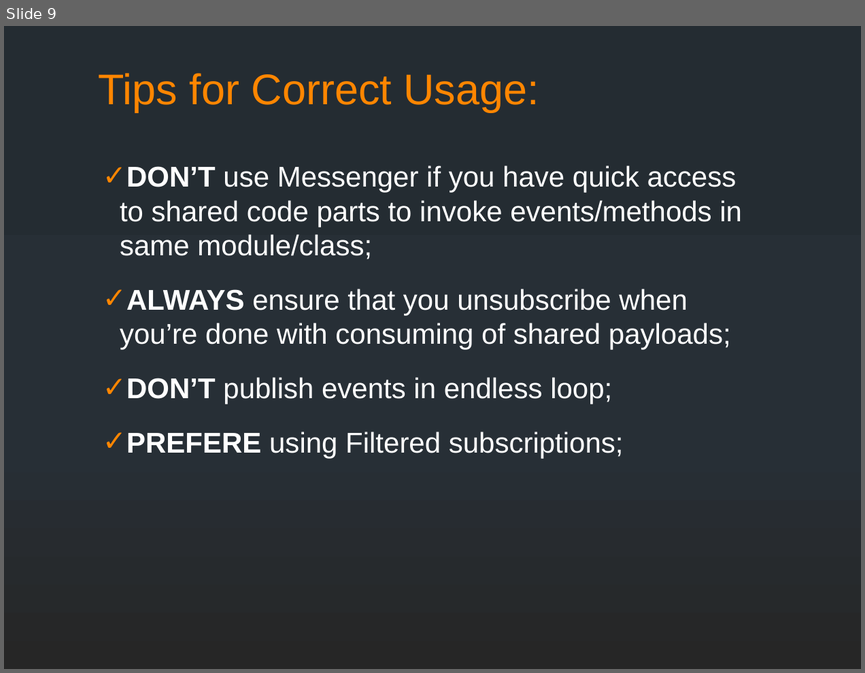
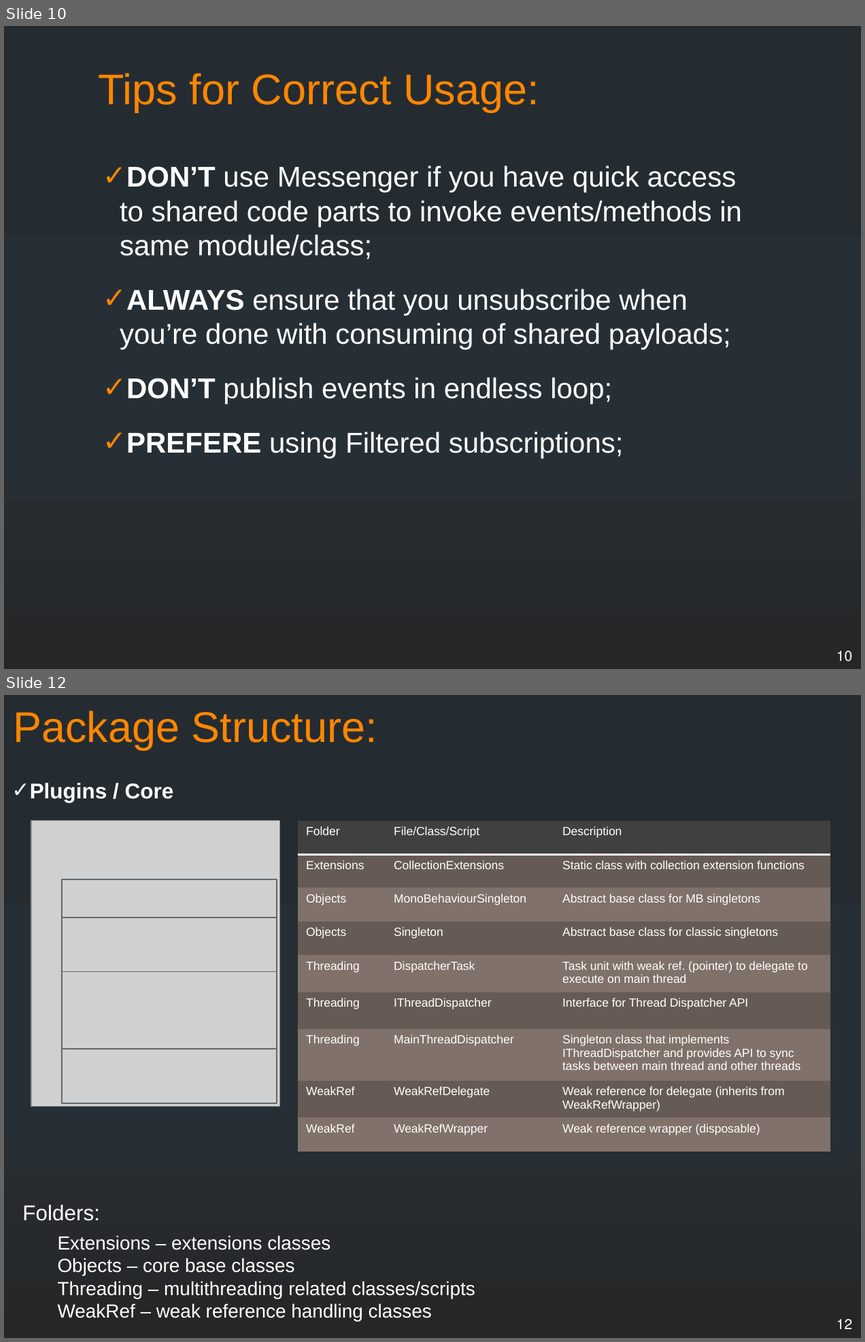
Before and after one commit to supermax/pubsub, a slide deck: docs/PubSub Messenger.pptx. Shown one above the other, each under a label of ours: slide 9 before the commit, slides 10 and 12 after it; the slides between them are not shown. The pictures are 865x673 and 865x1342 pixels, drawn with LibreOffice and Linux fonts; fonts in the diff are those of the drawing; grey boxes stand for pictures. Boxes give left, top, right and bottom in pixels: in the first picture for what was removed or moved away, otherwise in the second. Text is boxed around its words. In the diff, an @@ line names an element or a change of style, - is before the commit and + after.

```diff
--- a/docs/PubSub Messenger.pptx
+++ b/docs/PubSub Messenger.pptx
@@ slide 12 added at (x1=4, y1=695, x2=861, y2=1338), background gradient #242C33 to #273037 to #262626 @@
@@ title added at (x1=13, y1=711, x2=377, y2=749), 36 pt, text #FF8600 @@
+Package Structure:
@@ text added at (x1=30, y1=783, x2=174, y2=802), 18 pt, text #FFFFFF, bold @@
+✓ Plugins / Core
@@ table added at (x1=298, y1=821, x2=831, y2=1151), 9 rows, 3 columns @@
+Folder | File/Class/Script | Description
+Extensions | CollectionExtensions | Static class with collection extension functions
+Objects | MonoBehaviourSingleton | Abstract base class for MB singletons
+Objects | Singleton | Abstract base class for classic singletons
+Threading | DispatcherTask | Task unit with weak ref. (pointer) to delegate to execute on main thread
+Threading | IThreadDispatcher | Interface for Thread Dispatcher API
+Threading | MainThreadDispatcher | Singleton class that implements IThreadDispatcher and provides API to sync tasks between main thread and other threads
+WeakRef | WeakRefDelegate | Weak reference for delegate (inherits from WeakRefWrapper)
+WeakRef | WeakRefWrapper | Weak reference wrapper (disposable)
@@ group added at (x1=31, y1=821, x2=280, y2=1106): 4 rectangles, 1 picture @@
@@ text added at (x1=22, y1=1204, x2=100, y2=1221), 18 pt, text #FFFFFF @@
+Folders:
@@ text added at (x1=58, y1=1235, x2=475, y2=1321), 16 pt, text #FFFFFF @@
+Extensions – extensions classes
+Objects – core base classes
+Threading – multithreading related classes/scripts
+WeakRef – weak reference handling classes
@@ page number added at (x1=836, y1=1319, x2=852, y2=1329), 12 pt, text #FFFFFF @@
+12
@@ what was slide 9 is now slide 10 @@
@@ slide 10 changed as well @@
@@ page number added at (x1=836, y1=650, x2=852, y2=661), 12 pt, text #FFFFFF @@
+10
```
Also in this commit, not shown: 8 other slides changed, 6 other slides added, 46 other files.
